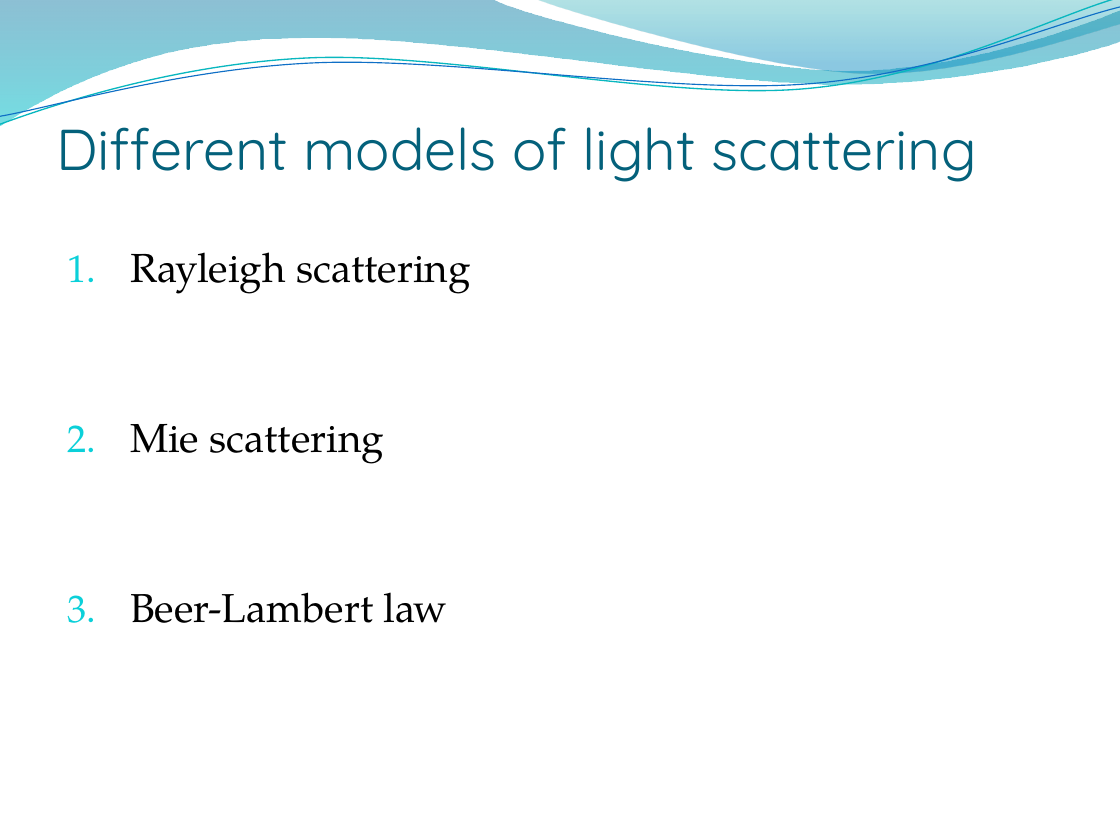
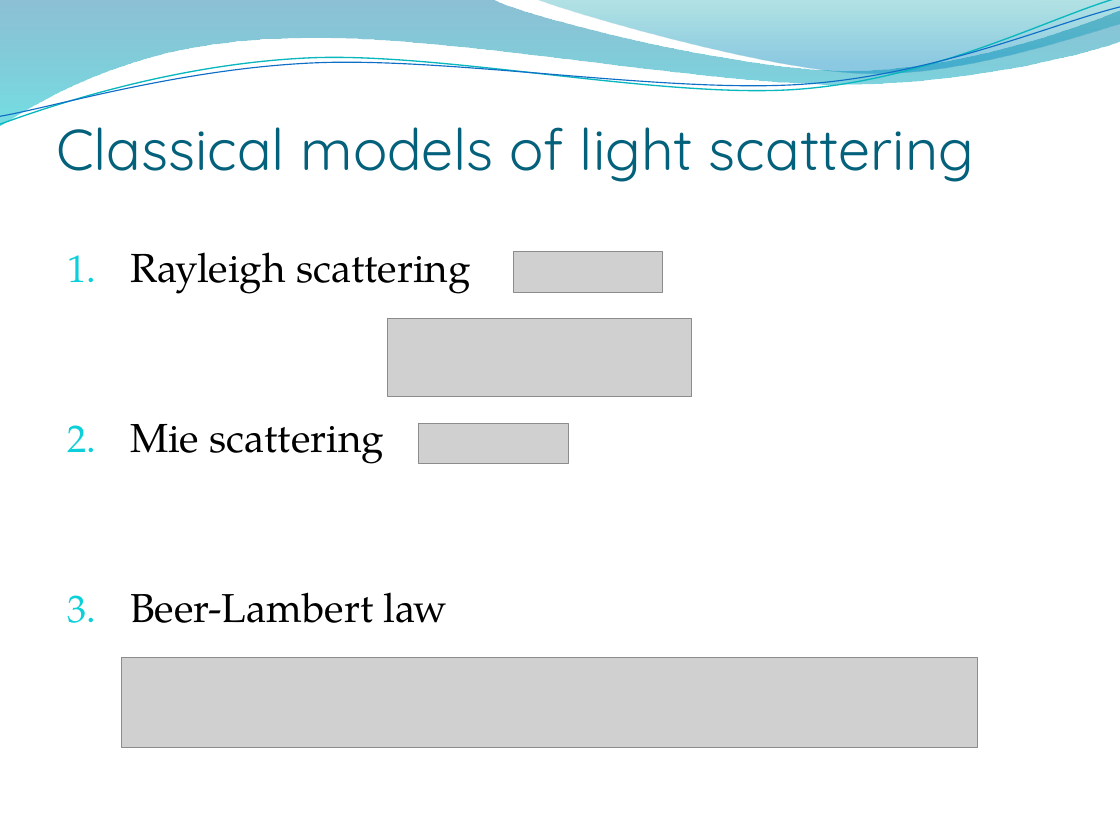
Before and after one commit to garylee213/defense, a slide deck: slide 4 of defense.pptx. Drawn at 1120x840 pixels with LibreOffice and Linux fonts; fonts in the diff are those of the drawing; grey boxes stand for pictures; background and template pictures are left out. Boxes give left, top, right and bottom in pixels: in the first picture for what was removed or moved away, otherwise in the second. Text is boxed around its words. In the diff, an @@ line names an element or a change of style, - is before the commit and + after.

```diff
--- a/defense.pptx
+++ b/defense.pptx
@@ title at box(56, 127, 974, 182): text changed @@
-Different models of light scattering
+Classical models of light scattering
@@ picture added at box(514, 252, 663, 293) @@
@@ picture added at box(388, 318, 692, 396) @@
@@ picture added at box(419, 423, 569, 464) @@
@@ picture added at box(121, 657, 978, 747) @@
```
Also in this commit, not shown: 1 other slide changed, 4 slides added, 1 slide removed, 6 other files.
